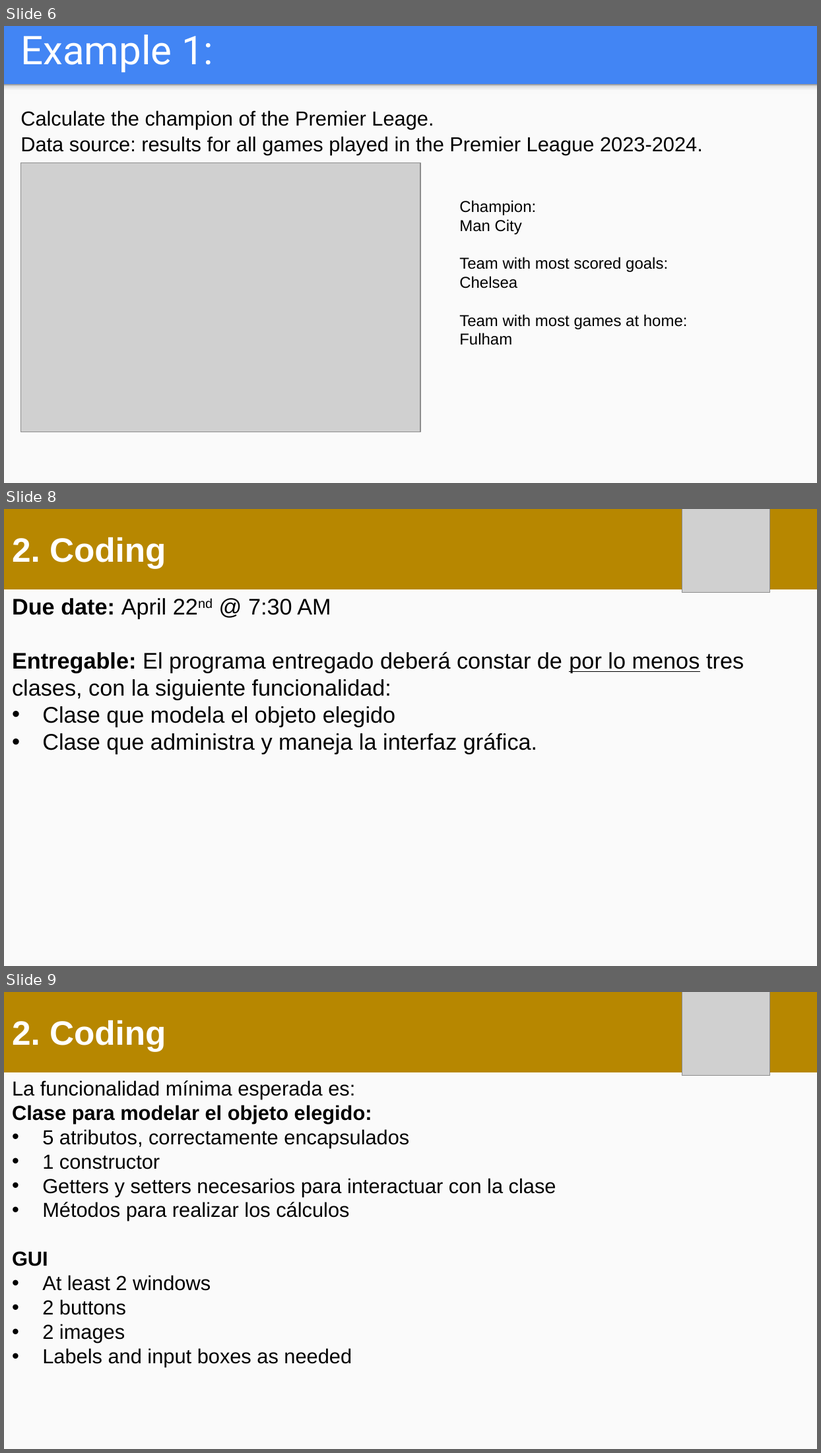
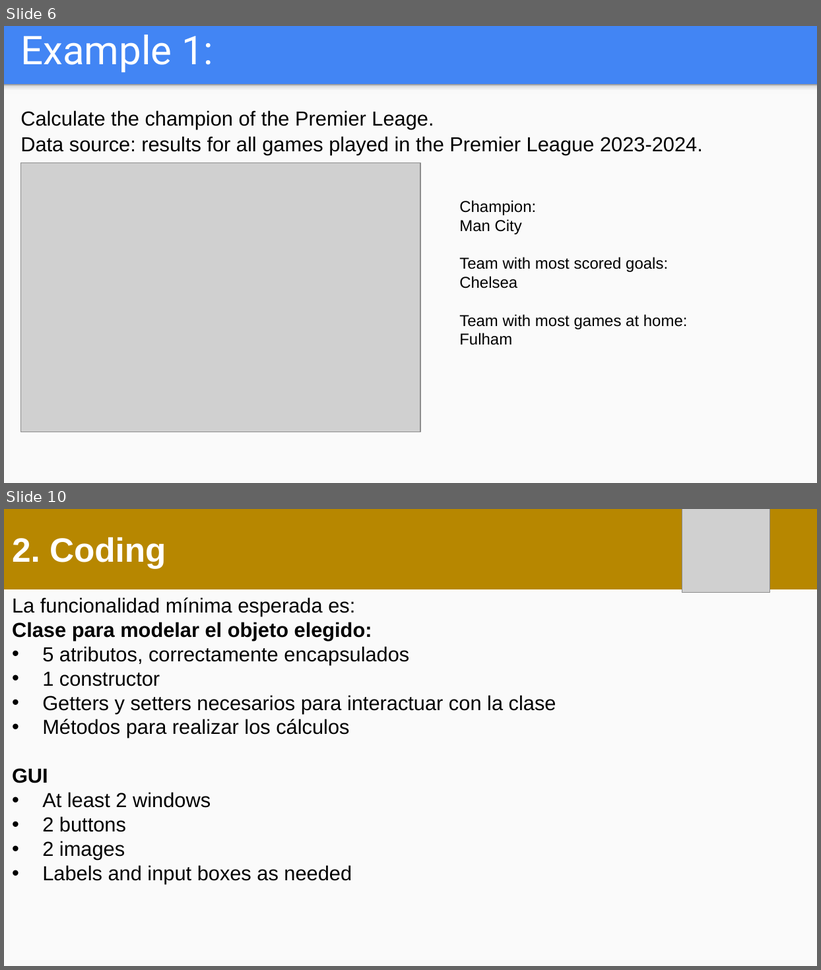
Before and after one commit to OMardil/CS2_2024_EN, a slide deck: PROYECTO/01 Medium Level/PROY_M00.pptx. Shown one above the other, each under a label of ours: slides 6, 8 and 9 before the commit, slides 6 and 10 after it; the slides between them are not shown. The pictures are 821x1453 and 821x970 pixels, drawn with LibreOffice and Linux fonts; fonts in the diff are those of the drawing; grey boxes stand for pictures. Boxes give left, top, right and bottom in pixels: in the first picture for what was removed or moved away, otherwise in the second. Text is boxed around its words. In the diff, an @@ line names an element or a change of style, - is before the commit and + after.

```diff
--- a/PROYECTO/01 Medium Level/PROY_M00.pptx
+++ b/PROYECTO/01 Medium Level/PROY_M00.pptx
@@ slide 8 removed at (4,509,817,966), background #FAFAFA @@
@@ rectangle removed at (4,509,817,589) @@
-2. Coding
@@ picture removed at (682,509,770,593) @@
@@ text removed at (12,598,744,755) @@
-Due date: April 22nd @ 7:30 AM
-Entregable: El programa entregado deberá constar de por lo menos tres clases, con la siguiente funcionalidad:
-• Clase que modela el objeto elegido
-• Clase que administra y maneja la interfaz gráfica.
@@ what was slide 9 is now slide 10 @@
```
Also in this commit, not shown: 1 slide changed, 2 slides added, 2 other files.
